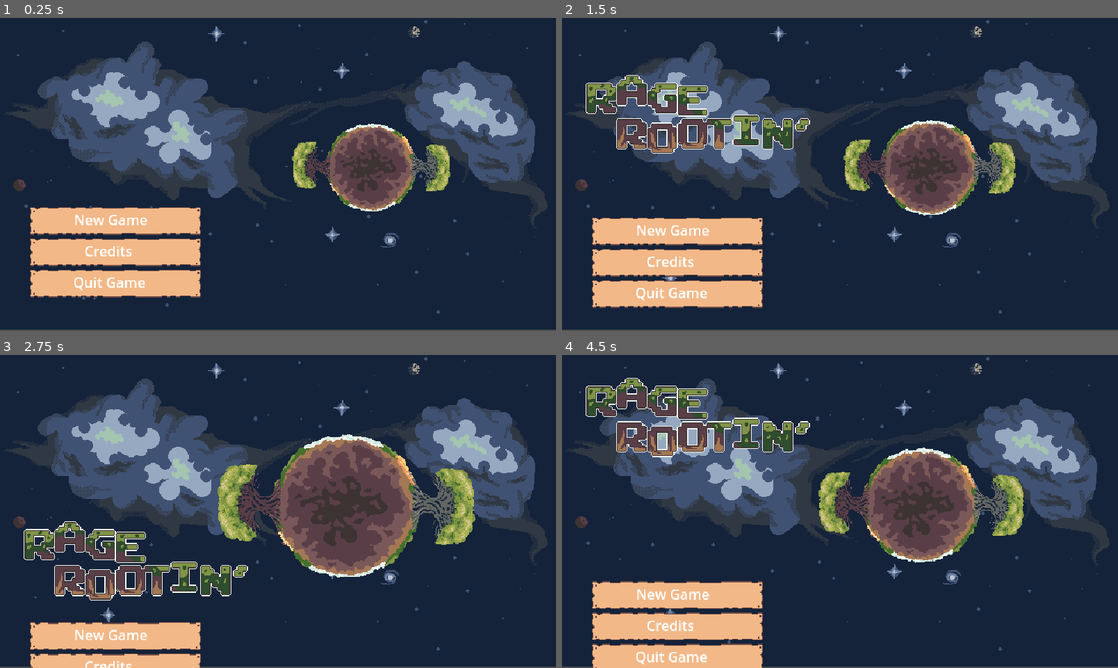
Above: before the commit, frames 1-4 (two rows, left to right).
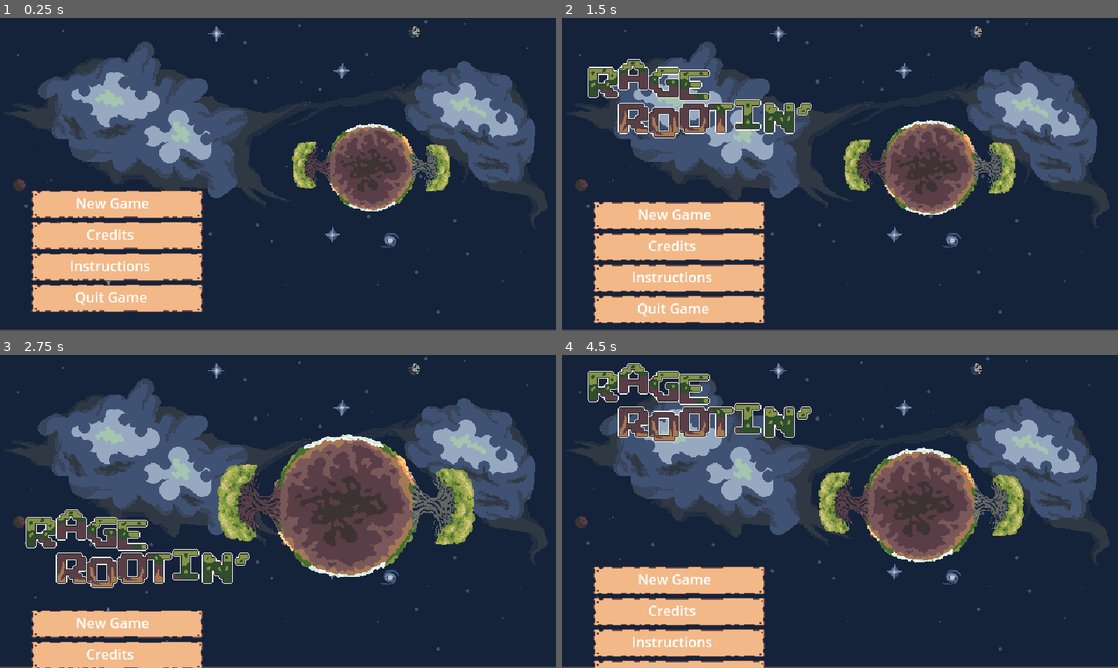
Above: after the commit, the same moments.

Repository: Rotta-Games/ragerootin
Game: Godot game, scene res://main.tscn
Two runs of this game, one before a commit and one after it. Both use one fixed random seed, a clock stepped at 60 frames per second and the inputs below. Sound files missing from this copy of the repository are replaced by a short silence.
Inputs (mouse positions are in pixels of both pictures, inside the frame that each line leads up to):
- Up to frame 1 (0.25 s): no input
- Up to frame 2 (1.5 s): click (723, 265) at 0.5 s, where only the run after the commit has a clickable "Instructions"; click "New Game" at 1.25 s
- Up to frame 3 (2.75 s): click "New Game" at 2 s
- Up to frame 4 (4.5 s): tap Enter (ui_accept) at 2.75, 3.77, 3.8, 4.07 s; hold Right (player1_move_right) 2.78-3.53 s; hold Enter (ui_accept) 2.78-3.53 s; hold Down (player1_move_down) 3.53-4.28 s; tap Space (player1_shoot) at 3.6 s; hold Right (player1_move_right) from 4.28 s (still down); hold S (player2_move_down) from 4.28 s (still down)

The runs differ from the first frame. In frame 1, 6.7% of the frame differs, in the area x 5-37%, y 55-94%; in frame 2, 13%, in the area x 4-45%, y 13-98%; in frame 3, 8.8%; in frame 4, 11%.

Commit message:
Instructions button

Diff:
--- a/MainMenuControl.gd
+++ b/MainMenuControl.gd
@@ -32,6 +32,9 @@
 func onCreditsButtonPressed():
 	get_tree().change_scene_to_file("res://credits.tscn")
 
+func onInstructionsButtonPressed():
+	get_tree().change_scene_to_file("res://instructions.tscn")
+
 func onQuitGameButtonPressed():
 	get_tree().quit()
 
--- /dev/null
+++ b/instructions.tscn
@@ -0,0 +1,33 @@
+[gd_scene load_steps=6 format=3 uid="uid://c4o01vfl1bweu"]
+
+[ext_resource type="Script" path="res://CreditsScroller.gd" id="1_qtioy"]
+[ext_resource type="Texture2D" uid="uid://dhfg7nuljhk1d" path="res://assets/gfx/background_light.png" id="2_8we4v"]
+[ext_resource type="Texture2D" uid="uid://d1mku6gyauw3n" path="res://assets/gfx/credits-nologo.svg" id="3_lahpx"]
+[ext_resource type="Texture2D" uid="uid://cc80jluy0nje7" path="res://assets/gfx/logo.png" id="4_d4is8"]
+[ext_resource type="AudioStream" uid="uid://bmjuka6eyya8u" path="res://assets/music/credits.mp3" id="5_v3dg8"]
+
+[node name="Node2D" type="Node2D"]
+
+[node name="ParallaxBackground" type="ParallaxBackground" parent="."]
+script = ExtResource("1_qtioy")
+
+[node name="Sprite2D" type="Sprite2D" parent="ParallaxBackground"]
+texture = ExtResource("2_8we4v")
+centered = false
+
+[node name="ParallaxLayer" type="ParallaxLayer" parent="ParallaxBackground"]
+
+[node name="Sprite2D" type="Sprite2D" parent="ParallaxBackground/ParallaxLayer"]
+texture_filter = 2
+position = Vector2(42, 407)
+scale = Vector2(0.696474, 0.696473)
+texture = ExtResource("3_lahpx")
+centered = false
+
+[node name="Logo" type="Sprite2D" parent="ParallaxBackground/ParallaxLayer"]
+position = Vector2(319, 426)
+texture = ExtResource("4_d4is8")
+
+[node name="AudioStreamPlayer" type="AudioStreamPlayer" parent="."]
+stream = ExtResource("5_v3dg8")
+autoplay = true
--- a/main.tscn
+++ b/main.tscn
@@ -22,10 +22,10 @@
 [node name="VBoxContainer" type="VBoxContainer" parent="Control"]
 z_index = 2
 layout_mode = 0
-offset_left = 31.0
-offset_top = 217.0
-offset_right = 331.0
-offset_bottom = 620.0
+offset_left = 33.0
+offset_top = 198.0
+offset_right = 333.0
+offset_bottom = 601.0
 
 [node name="NewGameButton" type="TextureButton" parent="Control/VBoxContainer"]
 layout_mode = 2
@@ -52,6 +52,19 @@
 offset_bottom = 28.0
 mouse_filter = 1
 text = "Credits"
+
+[node name="Instructions" type="TextureButton" parent="Control/VBoxContainer"]
+layout_mode = 2
+texture_normal = ExtResource("2_bktn5")
+
+[node name="RichTextLabel2" type="RichTextLabel" parent="Control/VBoxContainer/Instructions"]
+layout_mode = 2
+offset_left = 47.0
+offset_top = 3.0
+offset_right = 147.0
+offset_bottom = 28.0
+mouse_filter = 1
+text = "Instructions"
 
 [node name="QuitGameButton" type="TextureButton" parent="Control/VBoxContainer"]
 layout_mode = 2
